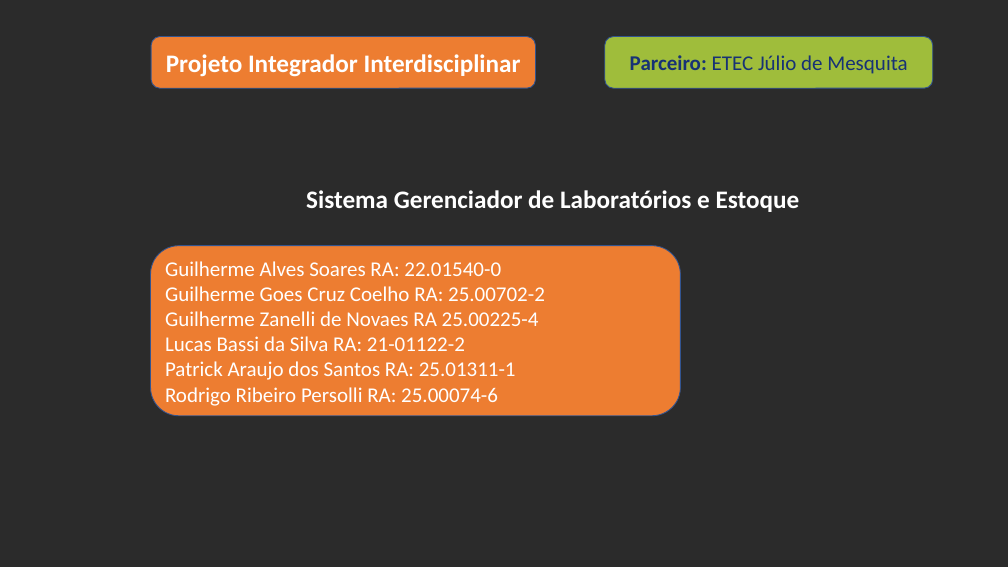
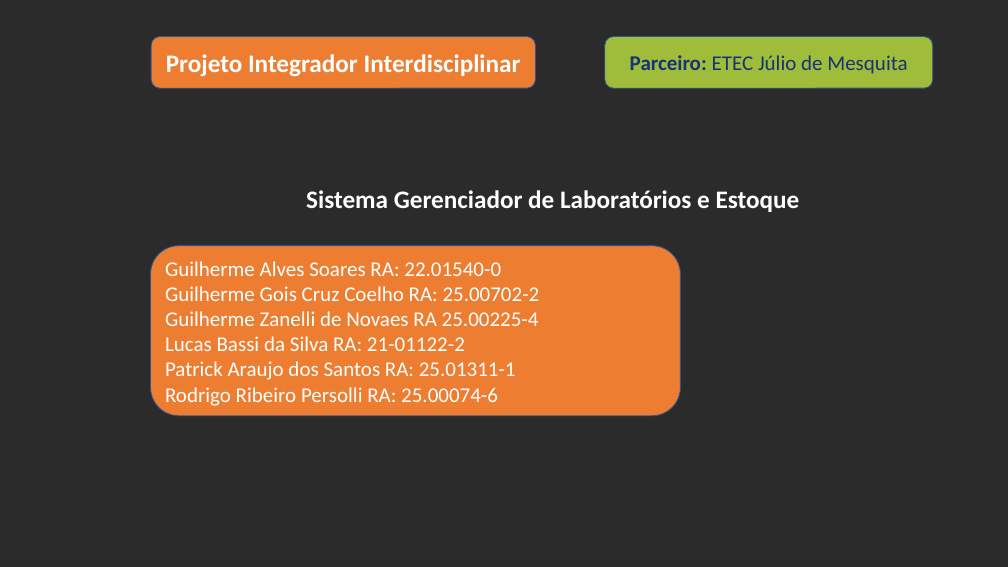
Before and after one commit to GuilhermeZanelli/ProjetoPI_2-Semestre, a slide deck: slide 1 of ApresentaçãoPI.pptx. Drawn at 1008x567 pixels with LibreOffice and Linux fonts; fonts in the diff are those of the drawing; background and template pictures are left out; a plain dark background stands for a picture behind light text. Boxes give left, top, right and bottom in pixels: in the first picture for what was removed or moved away, otherwise in the second. Text is boxed around its words. In the diff, an @@ line names an element or a change of style, - is before the commit and + after.

```diff
--- a/ApresentaçãoPI.pptx
+++ b/ApresentaçãoPI.pptx
@@ text in rounded rectangle at [165,286,540,301]: text changed @@
-Guilherme Goes Cruz Coelho RA: 25.00702-2
+Guilherme Gois Cruz Coelho RA: 25.00702-2
```
Also in this commit, not shown: 1 other slide changed.
